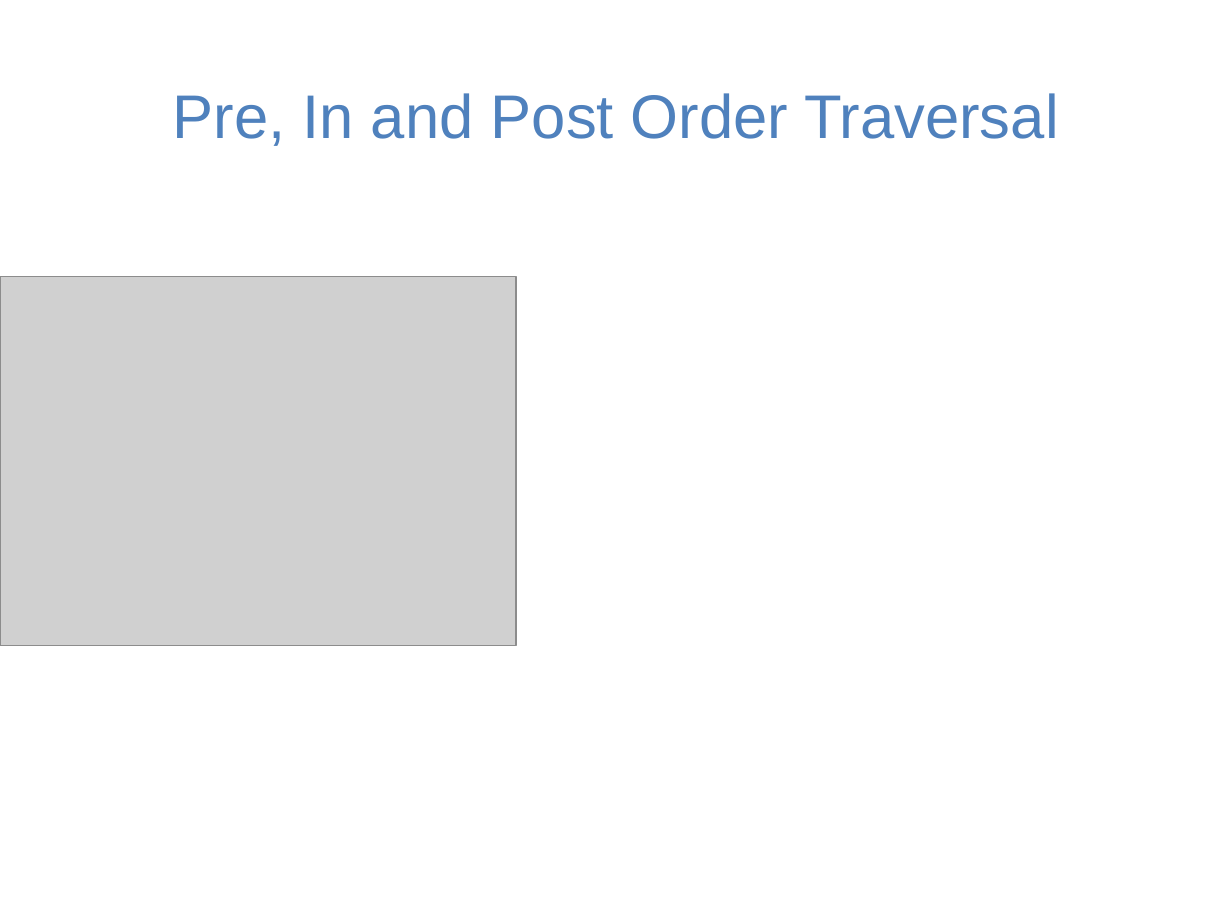
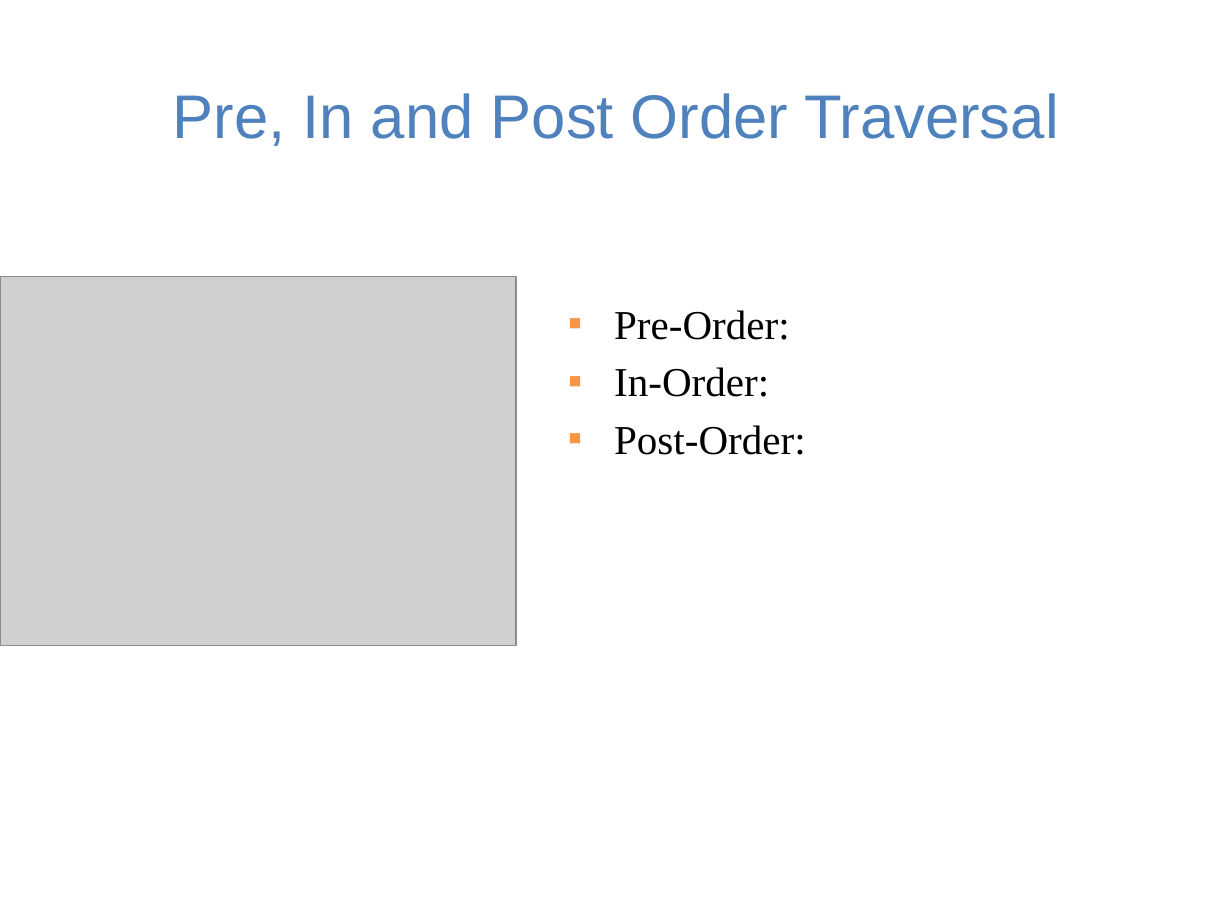
Before and after one commit to guhofstra/CSC111Fa25, a slide deck: slide 6 of PPTs/Lecture 8-binary search tree exercises.pptx. Drawn at 1232x924 pixels with LibreOffice and Linux fonts; fonts in the diff are those of the drawing; grey boxes stand for pictures. Boxes give left, top, right and bottom in pixels: in the first picture for what was removed or moved away, otherwise in the second. Text is boxed around its words. In the diff, an @@ line names an element or a change of style, - is before the commit and + after.

```diff
--- a/PPTs/Lecture 8-binary search tree exercises.pptx
+++ b/PPTs/Lecture 8-binary search tree exercises.pptx
@@ text added at (x1=614, y1=310, x2=806, y2=455), 24 pt, text #000000 @@
+▪ Pre-Order:
+▪ In-Order:
+▪ Post-Order:
```
Also in this commit, not shown: 5 other slides changed, 4 other files.
